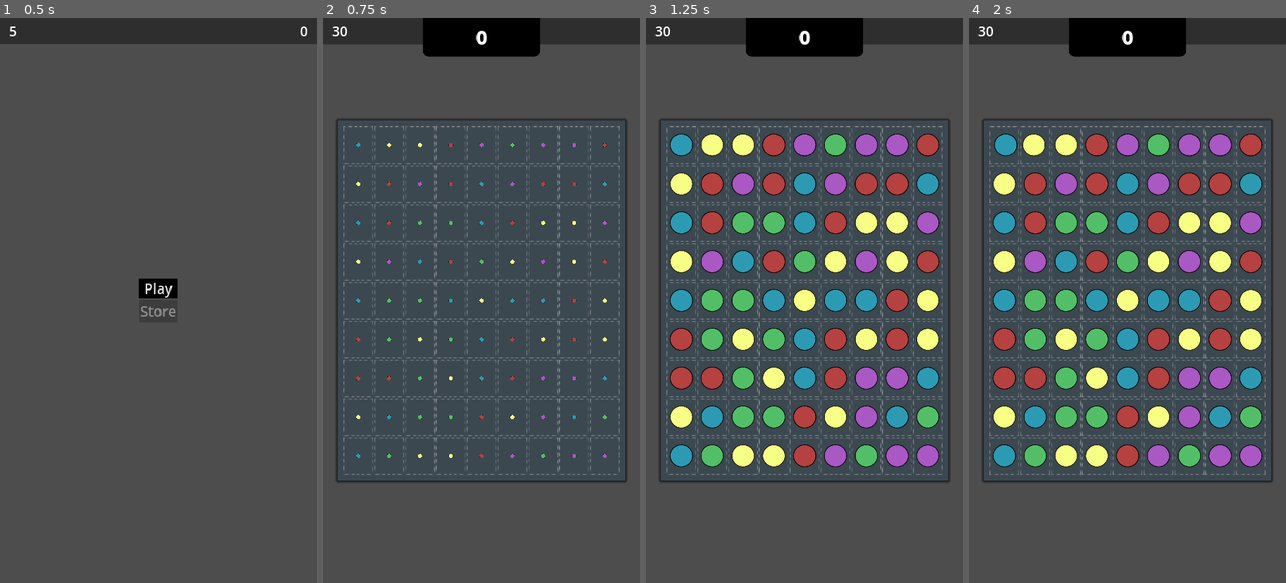
Above: before the commit, frames 1-4 (left to right).
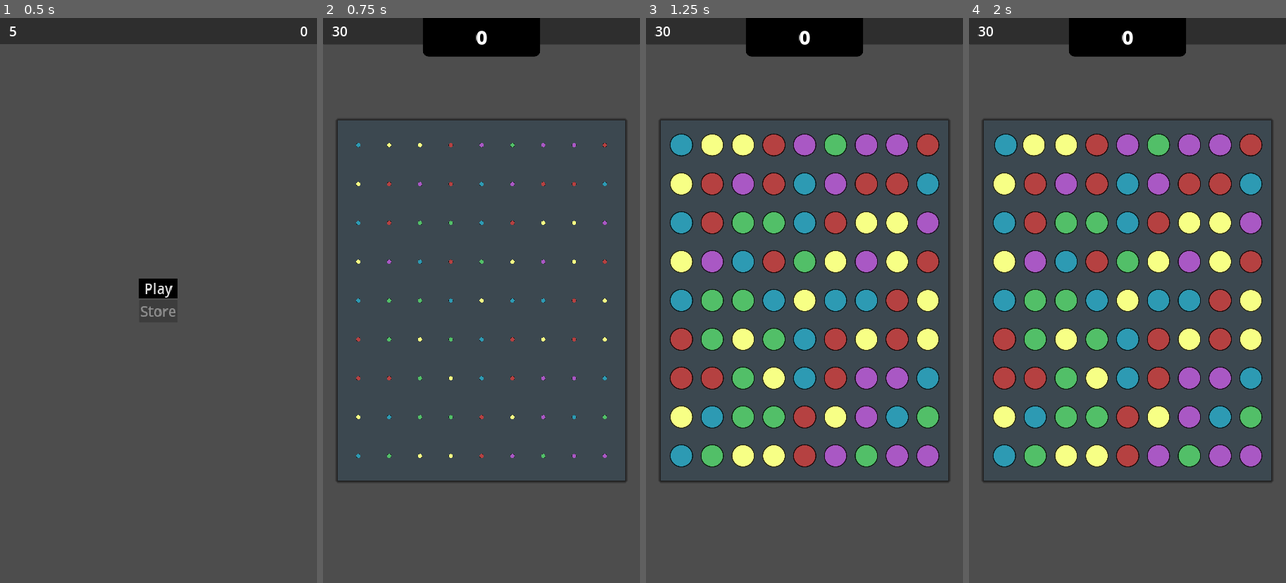
Above: after the commit, the same moments.

Repository: kuma-gee/holo-crush
Game: Godot game, scene res://src/start.tscn
Same seed, same stepped clock (60 frames per second), same inputs: the game is played once before the commit and once after it. The engine's default icon, where the game draws it, is replaced by a stand-in: a white triangle on a blue panel in a dark square.
Inputs (mouse positions are in pixels of both pictures, inside the frame that each line leads up to):
- Up to frame 1 (0.5 s): no input
- Up to frame 2 (0.75 s): click "Play" at 0.5 s
- Up to frame 3 (1.25 s): no input
- Up to frame 4 (2 s): tap Enter at 1.25 s; drag from (1003, 142) to (1159, 176) at 1.27 s

Frame 1 is identical in both runs. In frame 2, 2.5% of the frame differs, in the area x 6-94%, y 19-81%; in frame 3, 2.4%; in frame 4, 2.5%.
Error after the commit: Invalid access to property or key 'timeout' on a base object of type 'Nil'. (res://src/game.gd:19)

Commit message:
highlight possible move

Diff:
--- a/godot/src/game.gd
+++ b/godot/src/game.gd
@@ -2,6 +2,7 @@
 
 @export var input_blocker: Control
 @export var grid: GridUI
+@export var move_timer: Timer
 
 @export var turns_label: Label
 @export var turns := 30
@@ -15,6 +16,7 @@
 	gameover.hide()
 	input_blocker.hide()
 	turns_label.text = str(turns)
+	move_timer.timeout.connect(func(): grid.highlight_possible_move())
 
 
 func _on_grid_processing():
@@ -51,6 +53,7 @@
 func _on_grid_turn_used():
 	turns -= 1
 	turns_label.text = str(turns)
+	move_timer.start()
 
 
 func _on_menu_pressed():
--- a/godot/src/grid/grid_ui.gd
+++ b/godot/src/grid/grid_ui.gd
@@ -110,6 +110,13 @@
 
 	data.create_data(pieces)
 
+func highlight_possible_move():
+	var move = data.get_possible_move()
+	if move and move.size() > 0:
+		for p in move:
+			_get_slot(p).highlight()
+		_get_slot(move[move.size() - 1]).jump()
+
 func activate_specials():
 	if data.has_specials():
 		queue.append(func(): data.activate_all_specials())
--- a/godot/src/grid/match_grid.gd
+++ b/godot/src/grid/match_grid.gd
@@ -37,24 +37,33 @@
 
 	created.emit()
 
-func is_deadlocked():
+func get_possible_move():
 	var copy = _data.duplicate()
 	for y in height:
 		for x in width:
-			var p = Vector2i(x, y)
+			var pos = Vector2i(x, y)
 			var dir_to_check = [Vector2i.UP, Vector2i.RIGHT]
 
 			for dir in dir_to_check:
-				copy.swap_value(p, p + dir)
-
-				var has_match = copy.get_match_counts().size() > 0
-				if has_match:
-					return false
-
-				copy.swap_value(p, p + dir)
-
-
-	return true
+				var dest = pos + dir
+				copy.swap_value(pos, dest)
+
+				var matches = copy.get_match_counts()
+				if matches.size() > 0:
+					var result = matches.keys()
+					if pos in result:
+						result.erase(pos)
+						result.append(dest)
+					elif dest in result:
+						result.erase(dest)
+						result.append(pos)
+					return result
+
+				copy.swap_value(pos, dest)
+	return null
+
+func is_deadlocked():
+	return get_possible_move() == null
 
 func get_special_type(p: Vector2i):
 	return _specials.get_special_type(p)
--- a/godot/src/grid/slot.gd
+++ b/godot/src/grid/slot.gd
@@ -21,8 +21,24 @@
 @onready var swipe_sound := $SwipeSound
 @onready var wrong_sound := $WrongSound
 @onready var swipe_control := $SwipeControl
+@onready var highlight_rect := $Highlight
 
 const piece_size = Vector2(128, 128)
+
+func _ready():
+	highlight_rect.modulate = Color.TRANSPARENT
+
+func highlight():
+	var tw = create_tween()
+	tw.tween_property(highlight_rect, "modulate", Color.WHITE, 0.5)
+	get_tree().create_timer(3.0).timeout.connect(_unhighlight)
+
+func _unhighlight():
+	var tw = create_tween()
+	tw.tween_property(highlight_rect, "modulate", Color.TRANSPARENT, 0.5)
+
+func jump():
+	piece.jump()
 
 func invalid_swap(dir: Vector2i):
 	if piece:
--- a/godot/src/piece/piece.gd
+++ b/godot/src/piece/piece.gd
@@ -52,6 +52,9 @@
 		queue_free()
 	)
 
+func jump():
+	pass # TODO: jump
+
 func pressed():
 	modulate = Color.GRAY
 	sprite.scale = Vector2(0.9, 0.9)
--- a/godot/tests/MatchGridTest.gd
+++ b/godot/tests/MatchGridTest.gd
@@ -376,3 +376,41 @@
 
 	assert_signal_emitted_with_parameters(data, 'special_activate', [Vector2i(2, 0)])
 	assert_contains_exact(get_signal_parameters(data, 'matched', 1)[0], [Vector2i(2, 0), Vector2i(2, 1), Vector2i(2, 2), Vector2i(2, 3)])
+
+func test_get_possible_move(params=use_parameters([
+	[
+		[
+			[2, 2, 0, 2],
+			[5, 0, 1, 2],
+			[1, 3, 4, 3],
+			[0, 2, 5, 1]
+		],
+		[Vector2i(0, 0), Vector2i(1, 0), Vector2i(3, 0)]
+	],
+	[
+		[
+			[2, 2, 0, 1],
+			[5, 2, 4, 2],
+			[1, 3, 4, 3],
+			[0, 2, 5, 1]
+		],
+		[Vector2i(1, 0), Vector2i(1, 1), Vector2i(1, 3)]
+	],
+	[
+		[
+			[2, 1, 0, 1],
+			[5, 2, 4, 2],
+			[1, 3, 4, 3],
+			[0, 2, 5, 1]
+		],
+		null
+	]
+])):
+	var data = _create(params[0])
+
+	var move = data.get_possible_move()
+	if params[1] != null:
+		assert_not_null(move)
+		assert_contains_exact(move, params[1])
+	else:
+		assert_null(move)
